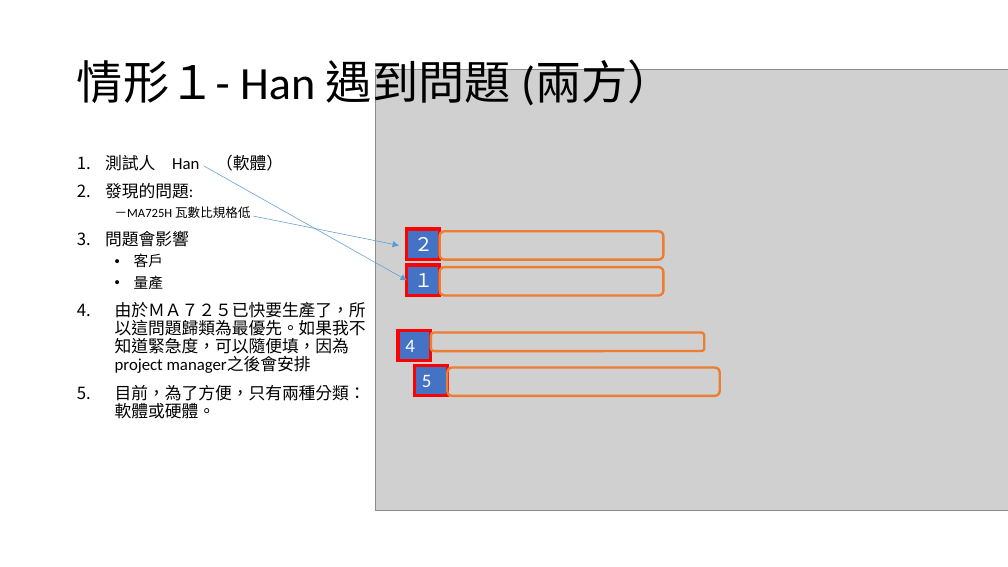
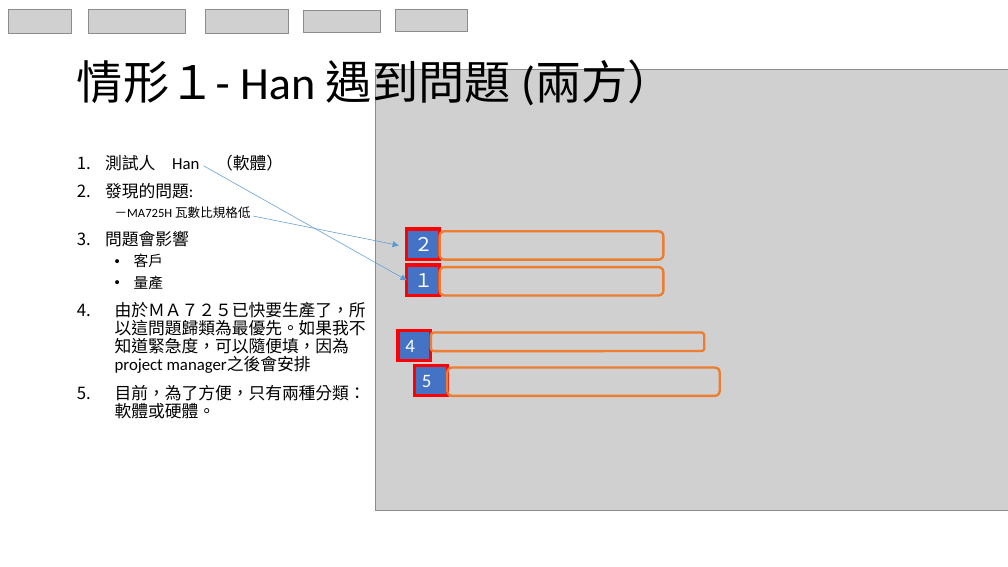
Before and after one commit to HanFormosa/JIRA, a slide deck: slide 23 of JIRA Proposal.pptx (slide 20 before the commit). Drawn at 1008x567 pixels with LibreOffice and Linux fonts; fonts in the diff are those of the drawing; grey boxes stand for pictures. Boxes give left, top, right and bottom in pixels: in the first picture for what was removed or moved away, otherwise in the second. Text is boxed around its words. In the diff, an @@ line names an element or a change of style, - is before the commit and + after.

```diff
--- a/JIRA Proposal.pptx
+++ b/JIRA Proposal.pptx
@@ group added at (x1=9, y1=9, x2=468, y2=33): 5 pictures @@
```
Also in this commit, not shown: 12 other slides changed, 17 slides added.
